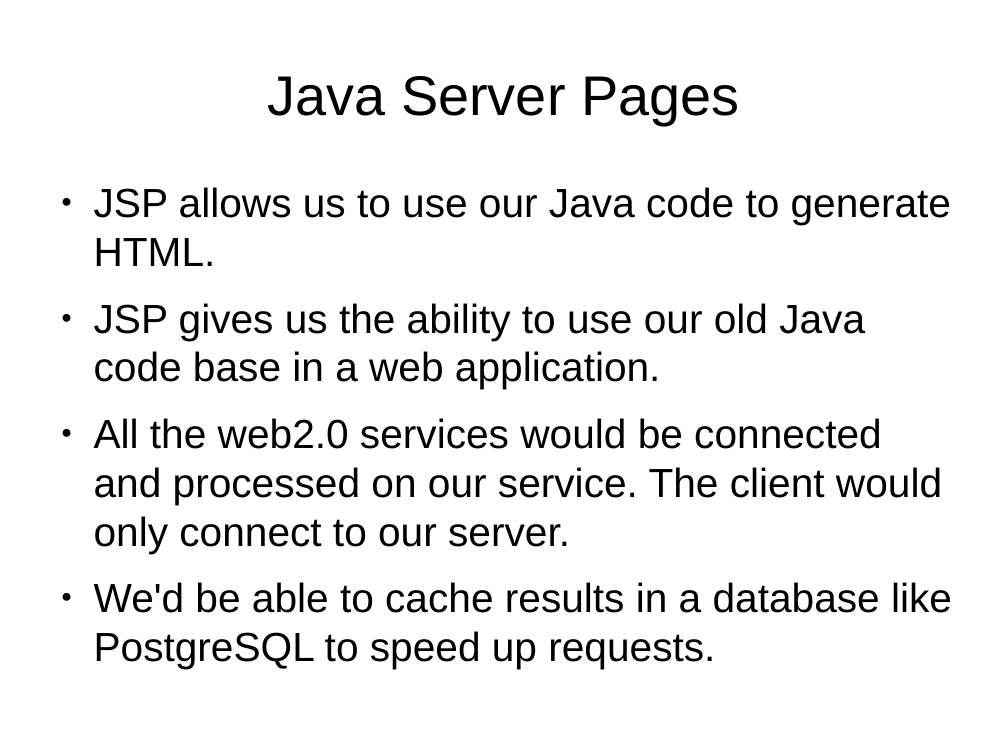
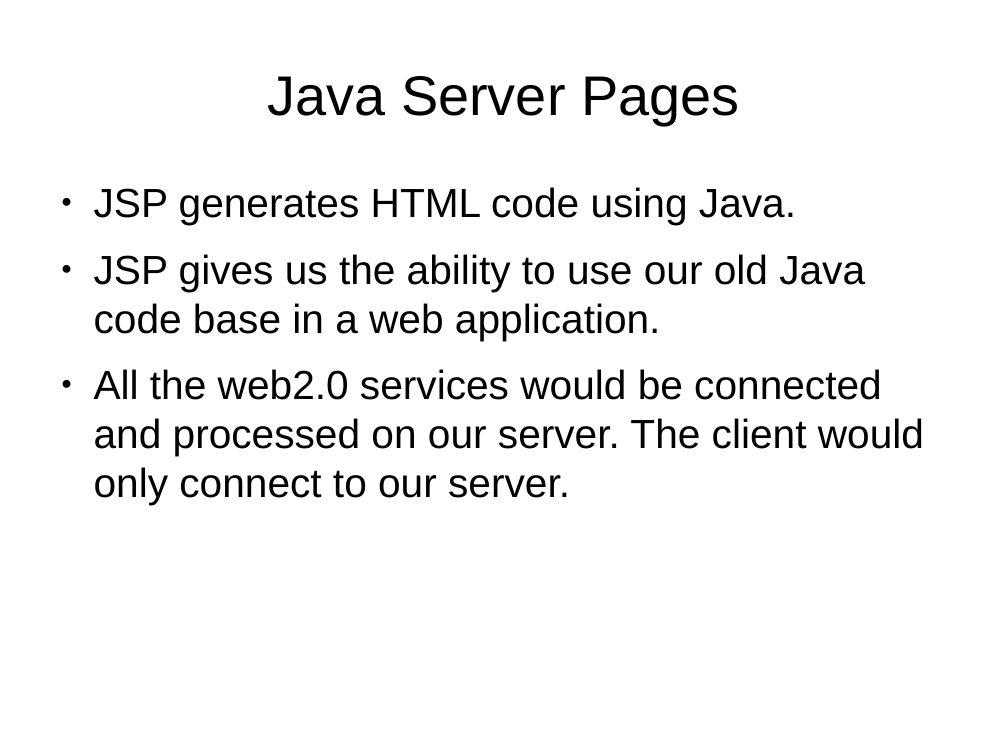
Before and after one commit to fsuarez2005/cosc481-frank-placemap, a slide deck: slide 8 of doc/presentation.odp (slide 10 before the commit). Drawn at 1008x756 pixels with LibreOffice and Linux fonts; fonts in the diff are those of the drawing; background and template pictures are left out. Boxes give left, top, right and bottom in pixels: in the first picture for what was removed or moved away, otherwise in the second. Text is boxed around its words. In the diff, an @@ line names an element or a change of style, - is before the commit and + after.

Commit message:
added a few slides

```diff
--- a/doc/presentation.odp
+++ b/doc/presentation.odp
@@ text at (94,187,796,225): text changed @@
-● JSP allows us to use our Java code to generate HTML.
+● JSP generates HTML code using Java.
@@ text at (94,369,924,505): text changed @@
-● All the web2.0 services would be connected and processed on our service. The client would only connect to our server.
-● We'd be able to cache results in a database like PostgreSQL to speed up requests.
+● All the web2.0 services would be connected and processed on our server. The client would only connect to our server.
```
Also in this commit, not shown: 1 other slide changed.
